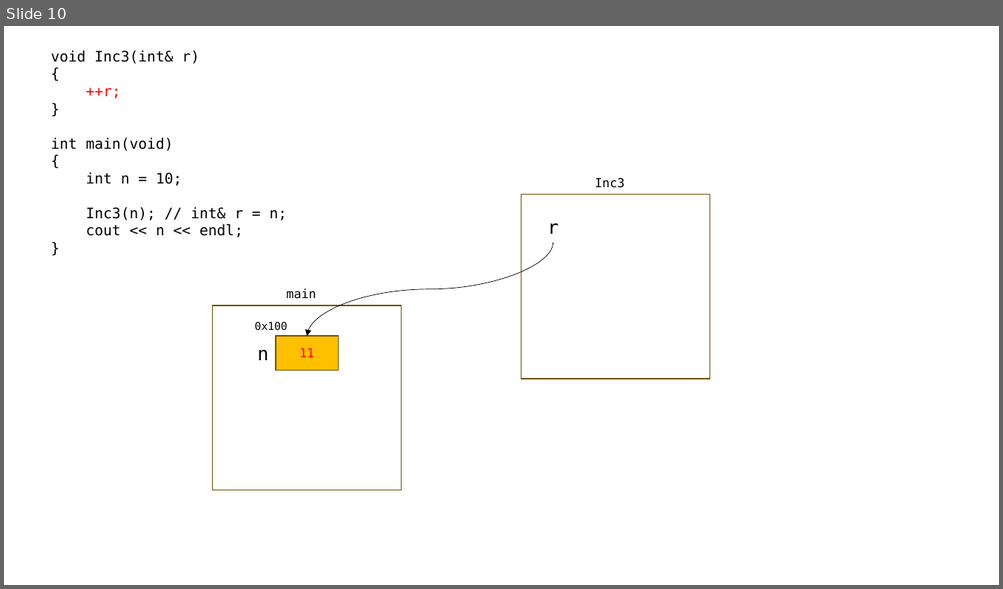
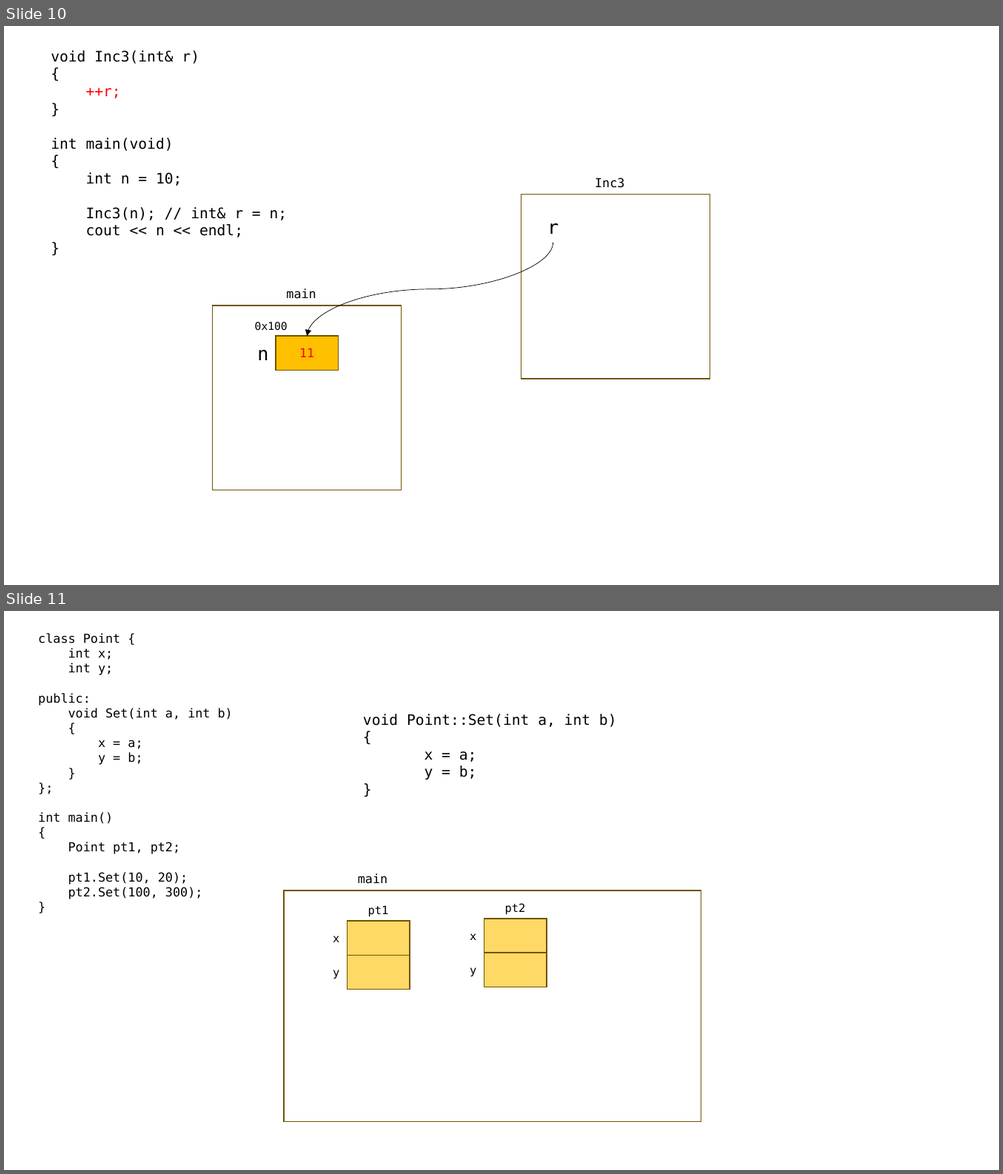
Before and after one commit to loopinf/hyundai_230612, a slide deck: 230612.pptx. Shown one above the other, each under a label of ours: slide 10 before the commit, slides 10 and 11 after it. The pictures are 1003x589 and 1003x1174 pixels, drawn with LibreOffice and Linux fonts; fonts in the diff are those of the drawing. Boxes give left, top, right and bottom in pixels: in the first picture for what was removed or moved away, otherwise in the second. Text is boxed around its words. In the diff, an @@ line names an element or a change of style, - is before the commit and + after.

```diff
--- a/230612.pptx
+++ b/230612.pptx
@@ slide 11 added at (4,611,999,1170), background #FFFFFF @@
@@ text added at (38,633,233,900), 12 pt, text #000000 @@
+class Point {
+int x;
+int y;
+public:
+void Set(int a, int b)
+{
+x = a;
+y = b;
+}
+};
+int main()
+{
+Point pt1, pt2;
+pt1.Set(10, 20);
+pt2.Set(100, 300);
+}
@@ text added at (363,714,617,780), 14 pt, text #000000 @@
+void Point::Set(int a, int b)
+{
+x = a;
+y = b;
+}
@@ text added at (358,874,387,884), 12 pt, text #000000 @@
+main
@@ rectangle added at (284,891,701,1122), fill #FFFFFF, outline #705400 1 pt @@
@@ rectangle added at (347,921,410,956), fill #FFD966, outline #705400 1 pt @@
@@ text added at (368,906,389,917), 11 pt, text #000000 @@
+pt1
@@ rectangle added at (484,919,546,954), fill #FFD966, outline #705400 1 pt @@
@@ text added at (505,903,526,915), 11 pt, text #000000 @@
+pt2
@@ text added at (333,936,339,943), 11 pt, text #000000 @@
+x
@@ text added at (469,934,476,940), 11 pt, text #000000 @@
+x
@@ rectangle added at (347,956,410,990), fill #FFD966, outline #705400 1 pt @@
@@ rectangle added at (484,954,546,988), fill #FFD966, outline #705400 1 pt @@
@@ text added at (333,970,339,980), 11 pt, text #000000 @@
+y
@@ text added at (469,968,476,977), 11 pt, text #000000 @@
+y
```
Also in this commit, not shown: 2 other slides added, 2 other files.
